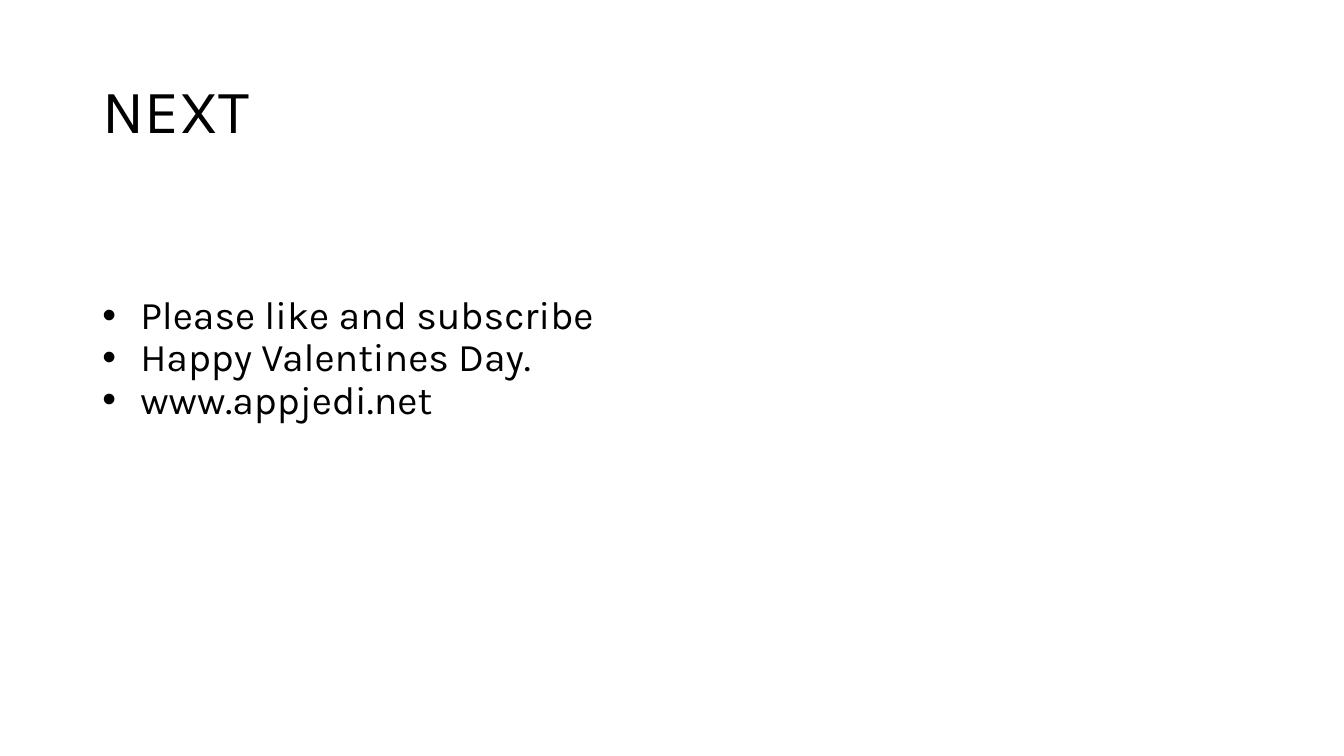
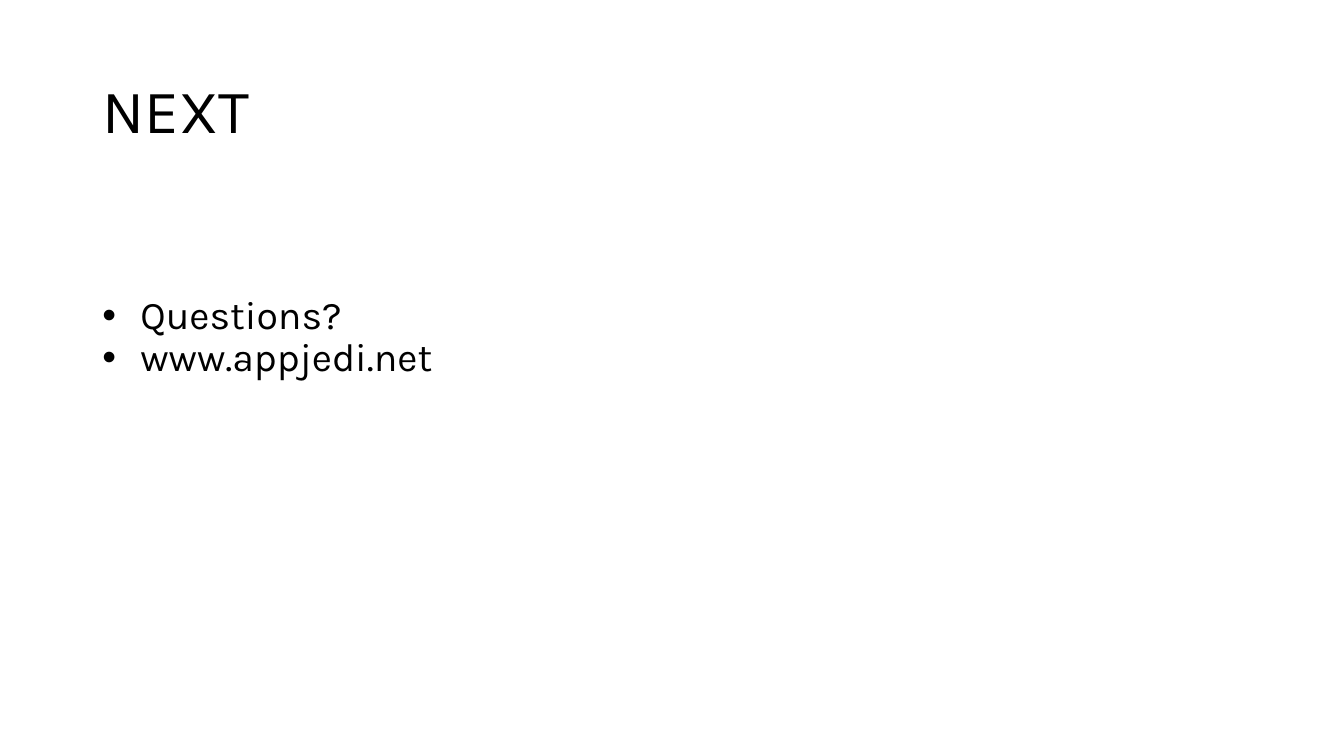
Before and after one commit to appjedi/youtube, a slide deck: slide 19 of SQL/Intro To SQL Stored Procedures.pptx. Drawn at 1344x756 pixels with LibreOffice and Linux fonts; fonts in the diff are those of the drawing. Boxes give left, top, right and bottom in pixels: in the first picture for what was removed or moved away, otherwise in the second. Text is boxed around its words. In the diff, an @@ line names an element or a change of style, - is before the commit and + after.

```diff
--- a/SQL/Intro To SQL Stored Procedures.pptx
+++ b/SQL/Intro To SQL Stored Procedures.pptx
@@ text at [140,302,341,336]: text changed @@
-• Please like and subscribe
-• Happy Valentines Day.
+• Questions?
```
Also in this commit, not shown: 3 other slides changed, 3 other files.
